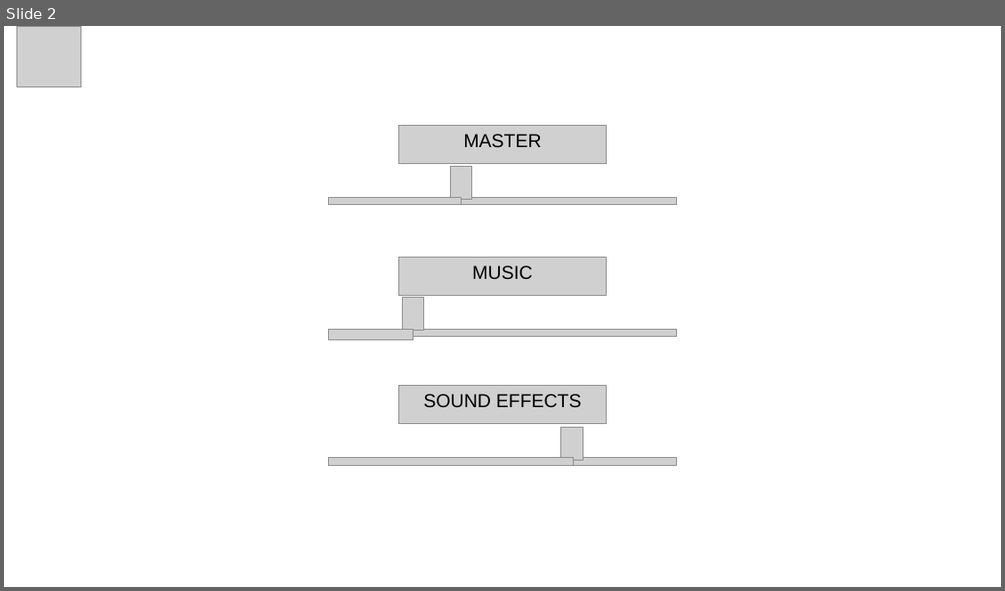
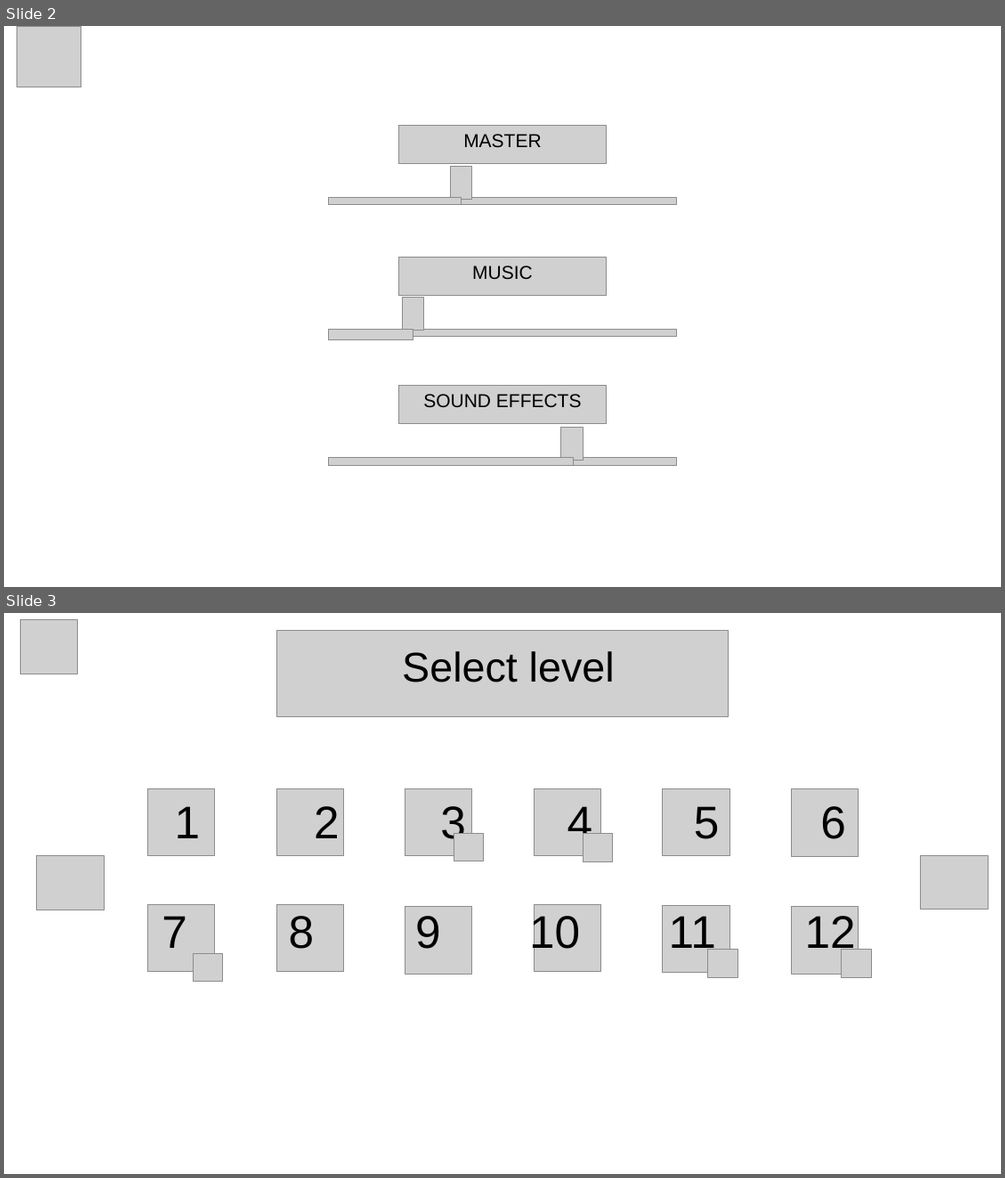
Before and after one commit to bryandissanayaka/nea-project, a slide deck: concept.pptx. Shown one above the other, each under a label of ours: slide 2 before the commit, slides 2 and 3 after it. The pictures are 1005x591 and 1005x1178 pixels, drawn with LibreOffice and Linux fonts; fonts in the diff are those of the drawing; grey boxes stand for pictures; background and template pictures are left out. Boxes give left, top, right and bottom in pixels: in the first picture for what was removed or moved away, otherwise in the second. Text is boxed around its words. In the diff, an @@ line names an element or a change of style, - is before the commit and + after.

```diff
--- a/concept.pptx
+++ b/concept.pptx
@@ slide 3 added at (4, 613, 1001, 1174), background picture (left out) @@
@@ picture added at (20, 620, 77, 674) @@
@@ picture added at (276, 630, 728, 716) @@
@@ text added at (402, 651, 615, 682), 40 pt, text #000000 @@
+Select level
@@ picture added at (147, 788, 215, 856) @@
@@ picture added at (276, 788, 343, 856) @@
@@ picture added at (405, 788, 473, 856) @@
@@ picture added at (534, 788, 601, 856) @@
@@ picture added at (663, 788, 730, 856) @@
@@ picture added at (792, 788, 858, 856) @@
@@ text added at (162, 806, 856, 957), 44 pt, text #000000 @@
+1 2 3 4 5 6
+7 8 9 10 11 12
@@ picture added at (454, 833, 484, 861) @@
@@ picture added at (582, 834, 613, 862) @@
@@ picture added at (36, 856, 105, 910) @@
@@ picture added at (920, 855, 988, 909) @@
@@ picture added at (147, 905, 215, 972) @@
@@ picture added at (276, 905, 343, 972) @@
@@ picture added at (534, 905, 601, 972) @@
@@ picture added at (663, 906, 730, 973) @@
@@ picture added at (405, 907, 473, 974) @@
@@ picture added at (792, 907, 858, 974) @@
@@ picture added at (194, 953, 223, 981) @@
@@ picture added at (708, 949, 737, 977) @@
@@ picture added at (841, 949, 872, 977) @@
```
Also in this commit, not shown: 1 other slide added, 1 other file.
